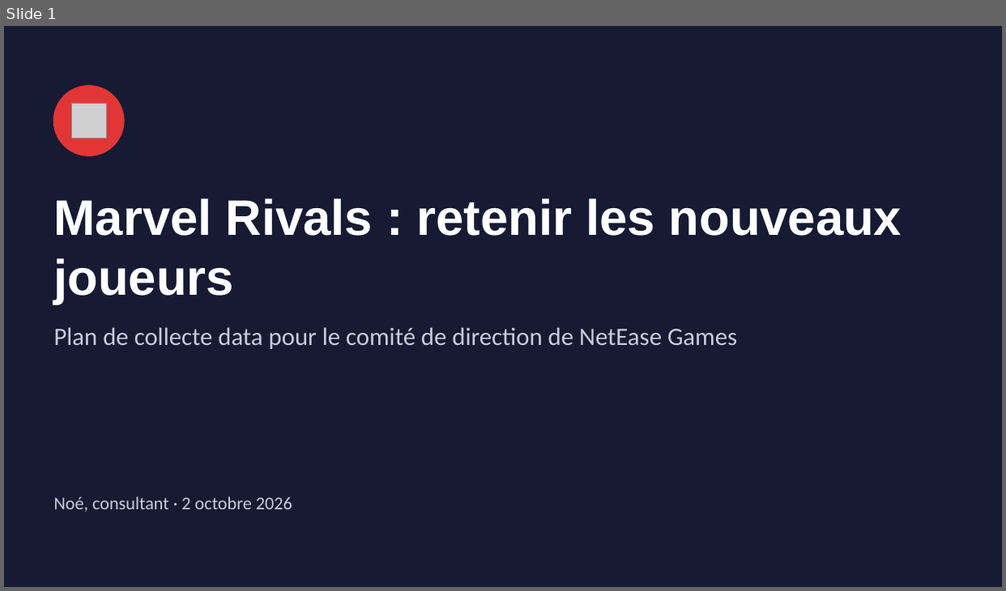
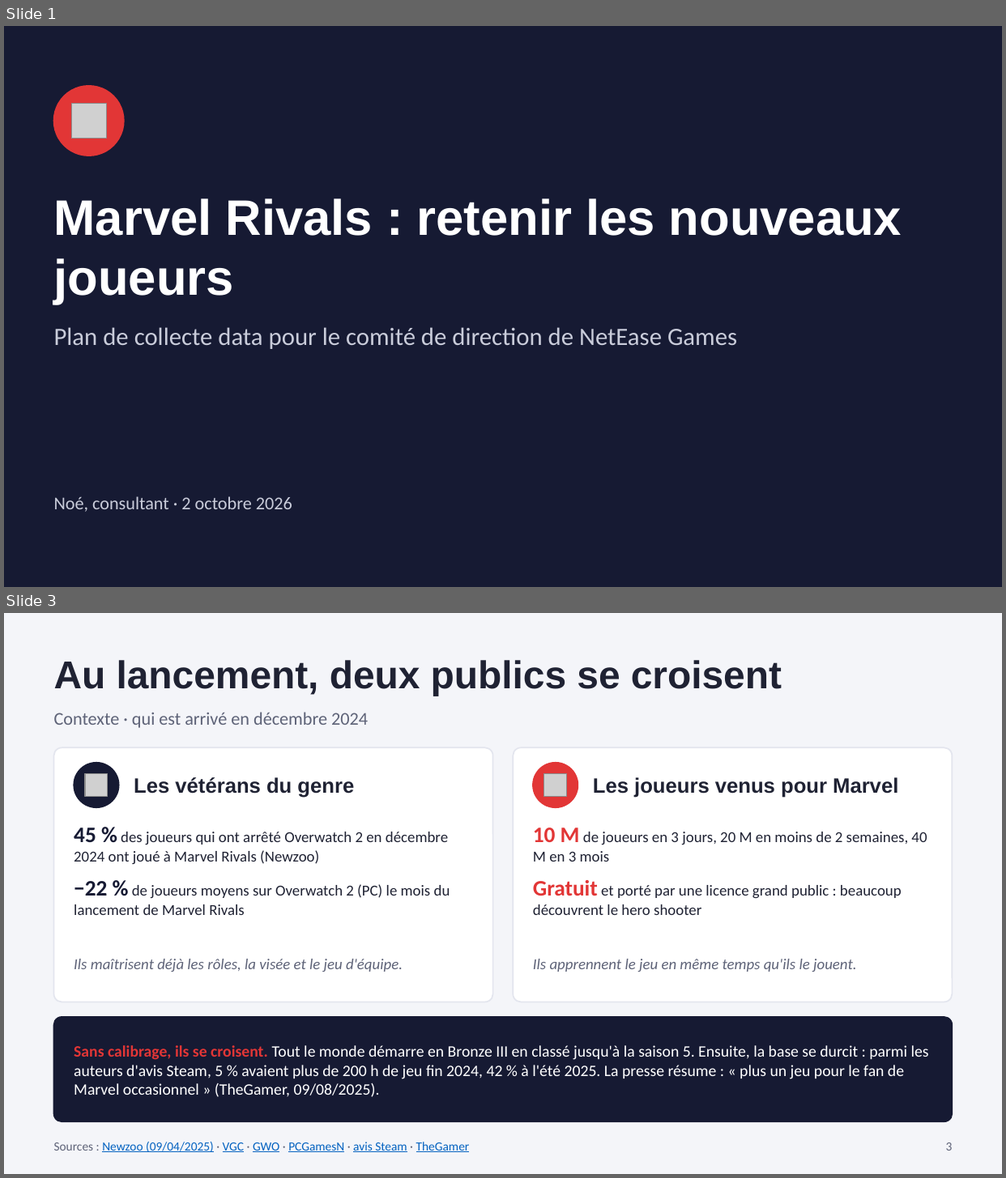
Before and after one commit to noeantoniov1-crypto/SOCIO, a slide deck: docs/presentation/pitch_marvel_rivals_netease.pptx. Shown one above the other, each under a label of ours: slide 1 before the commit, slides 1 and 3 after it; the slides between them are not shown. The pictures are 1006x591 and 1006x1178 pixels, drawn with LibreOffice and Linux fonts; fonts in the diff are those of the drawing; grey boxes stand for pictures. Boxes give left, top, right and bottom in pixels: in the first picture for what was removed or moved away, otherwise in the second. Text is boxed around its words. In the diff, an @@ line names an element or a change of style, - is before the commit and + after.

```diff
--- a/docs/presentation/pitch_marvel_rivals_netease.pptx
+++ b/docs/presentation/pitch_marvel_rivals_netease.pptx
@@ slide 3 added at <box>4,613,1002,1174</box>, background #F4F5F9 @@
@@ text added at <box>54,660,782,696</box>, 28 pt, text #1F2233, bold @@
+Au lancement, deux publics se croisent
@@ text added at <box>54,712,368,728</box>, 13 pt, text #5E6378 @@
+Contexte · qui est arrivé en décembre 2024
@@ rounded rectangle added at <box>54,747,493,1002</box>, fill #FFFFFF, outline #E3E5EE 1 pt @@
@@ rounded rectangle added at <box>513,747,952,1002</box>, fill #FFFFFF, outline #E3E5EE 1 pt @@
@@ ellipse added at <box>74,763,119,807</box>, fill #161A33, outline #161A33 1 pt @@
@@ picture added at <box>85,773,108,797</box> @@
@@ text added at <box>134,777,354,798</box>, 15 pt, text #1F2233, bold @@
+Les vétérans du genre
@@ ellipse added at <box>533,763,577,807</box>, fill #E23636, outline #E23636 1 pt @@
@@ picture added at <box>544,773,567,797</box> @@
@@ text added at <box>593,777,898,798</box>, 15 pt, text #1F2233, bold @@
+Les joueurs venus pour Marvel
@@ text added at <box>74,828,450,915</box>, 11 pt, text #1F2233 @@
+45 % des joueurs qui ont arrêté Overwatch 2 en décembre 2024 ont joué à Marvel Rivals (Newzoo)
+−22 % de joueurs moyens sur Overwatch 2 (PC) le mois du lancement de Marvel Rivals
@@ text added at <box>533,828,927,915</box>, 11 pt, text #1F2233 @@
+10 M de joueurs en 3 jours, 20 M en moins de 2 semaines, 40 M en 3 mois
+Gratuit et porté par une licence grand public : beaucoup découvrent le hero shooter
@@ text added at <box>74,959,403,972</box>, 11 pt, text #5E6378, italic @@
+Ils maîtrisent déjà les rôles, la visée et le jeu d'équipe.
@@ text added at <box>533,959,856,972</box>, 11 pt, text #5E6378, italic @@
+Ils apprennent le jeu en même temps qu'ils le jouent.
@@ rounded rectangle added at <box>54,1017,952,1122</box>, fill #161A33, outline #161A33 1 pt @@
@@ text added at <box>74,1046,929,1097</box>, 11.5 pt, text #FFFFFF @@
+Sans calibrage, ils se croisent. Tout le monde démarre en Bronze III en classé jusqu'à la saison 5. Ensuite, la base se durcit : parmi les auteurs d'avis Steam, 5 % avaient plus de 200 h de jeu fin 2024, 42 % à l'été 2025. La presse résume : « plus un jeu pour le fan de Marvel occasionnel » (TheGamer, 09/08/2025).
@@ text added at <box>54,1142,470,1152</box>, 9 pt, text #0563C1, underline @@
+Sources : Newzoo (09/04/2025) · VGC · GWO · PCGamesN · avis Steam · TheGamer
@@ text added at <box>946,1143,953,1151</box>, 9 pt, text #5E6378 @@
+3
```
Also in this commit, not shown: 7 slides changed, 2 other files.
